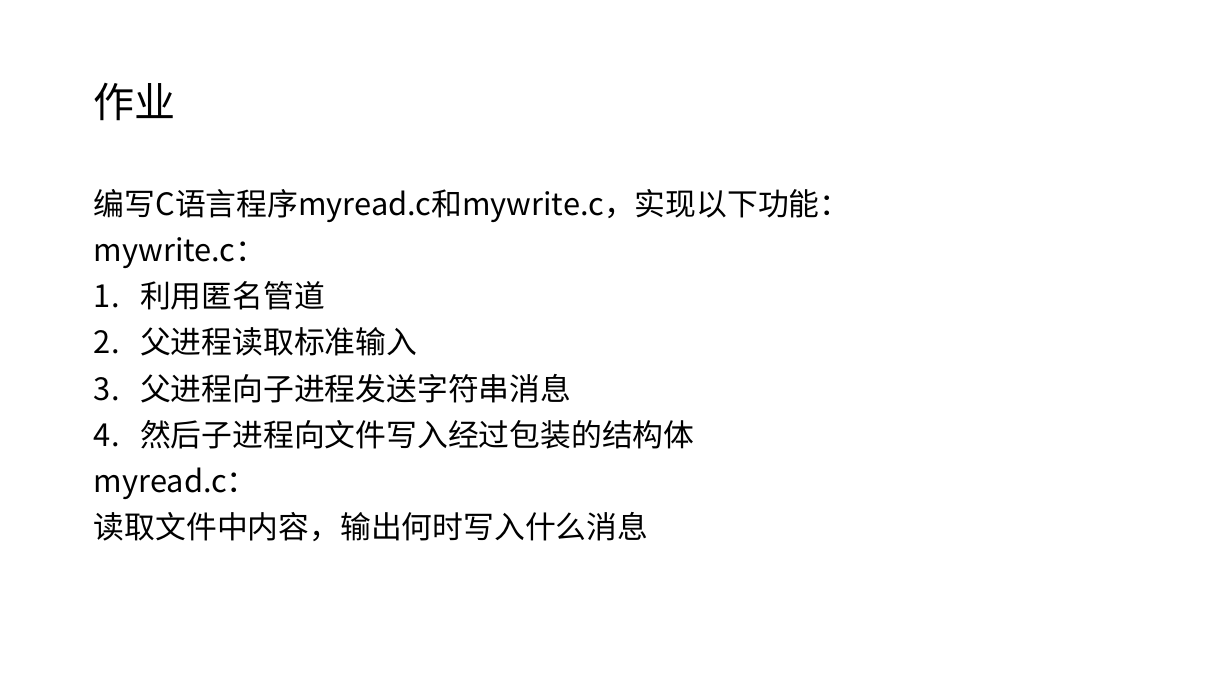
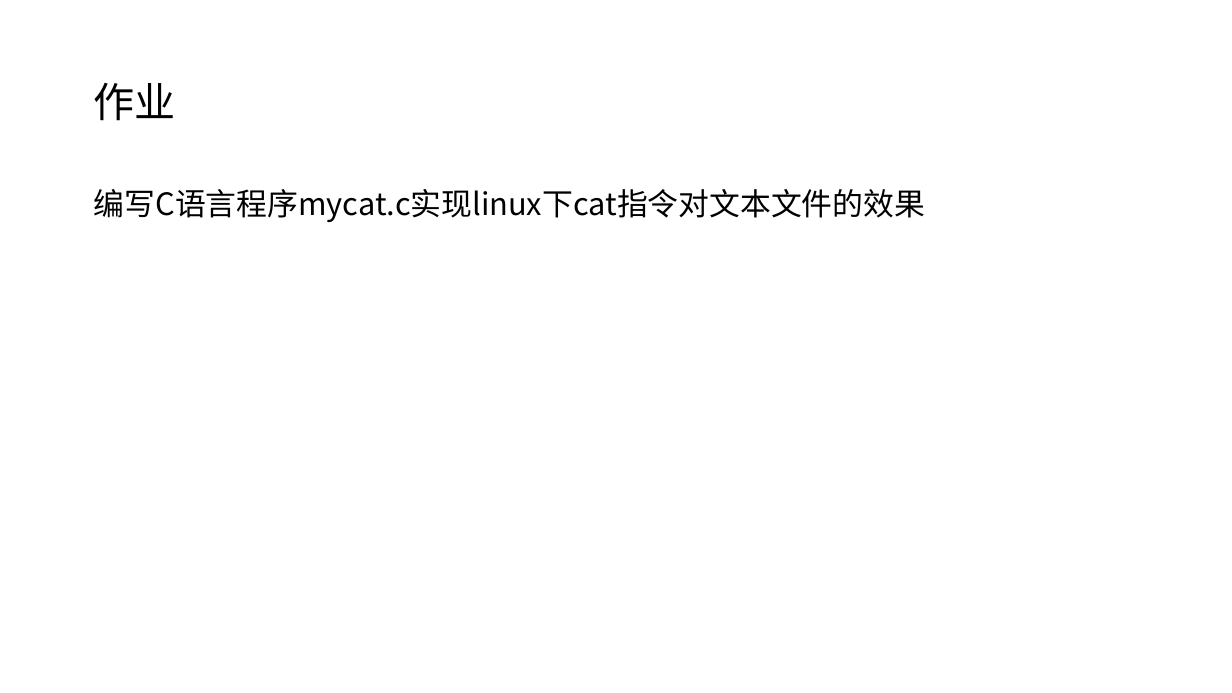
Before and after one commit to YouDad/LinuxFileIO, a slide deck: slide 24 of LinuxFileIO.pptx. Drawn at 1232x693 pixels with LibreOffice and Linux fonts; fonts in the diff are those of the drawing. Boxes give left, top, right and bottom in pixels: in the first picture for what was removed or moved away, otherwise in the second. Text is boxed around its words. In the diff, an @@ line names an element or a change of style, - is before the commit and + after.

Commit message:
修改作业ok

```diff
--- a/LinuxFileIO.pptx
+++ b/LinuxFileIO.pptx
@@ text at (94, 189, 925, 222): text changed @@
-编写C语言程序myread.c和mywrite.c，实现以下功能：
-mywrite.c：
-1. 利用匿名管道
-2. 父进程读取标准输入
-3. 父进程向子进程发送字符串消息
-4. 然后子进程向文件写入经过包装的结构体
-myread.c：
-读取文件中内容，输出何时写入什么消息
+编写C语言程序mycat.c实现linux下cat指令对文本文件的效果
```
